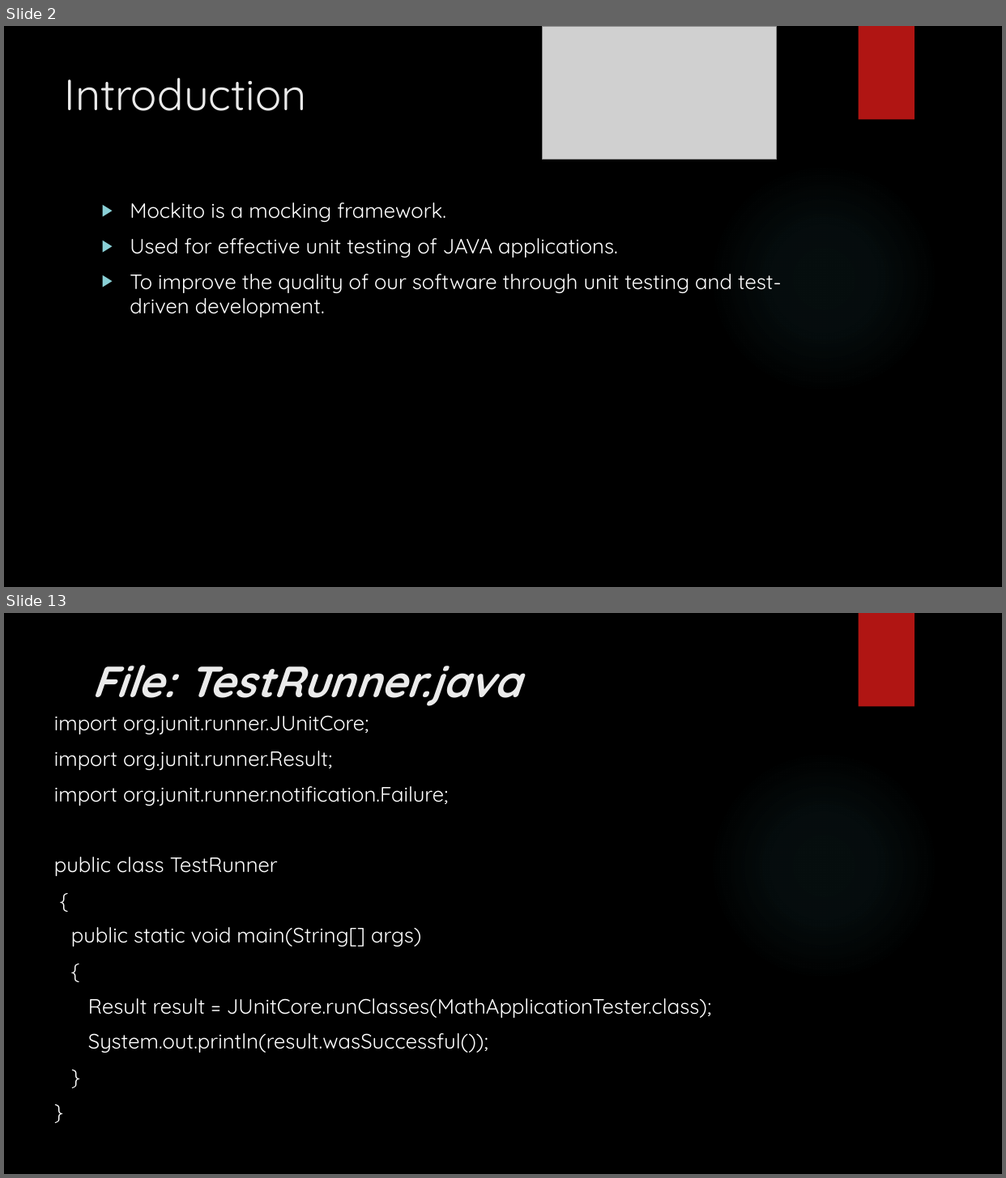
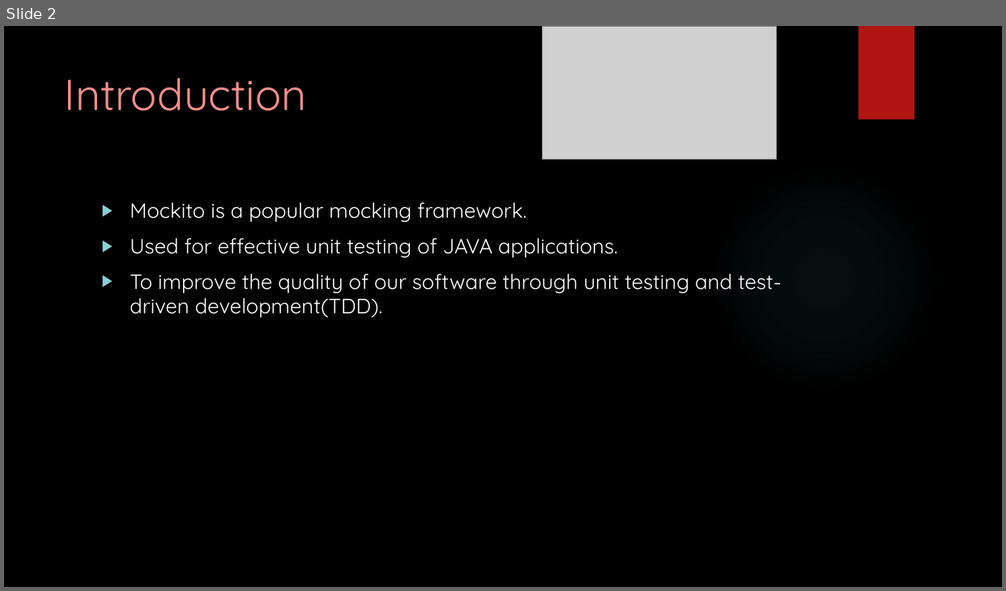
Before and after one commit to rasjaisw/training, a slide deck: assignments/Rashmi_jaiswal.pptx. Shown one above the other, each under a label of ours: slides 2 and 13 before the commit, slide 2 after it; the slides between them are not shown. The pictures are 1006x1178 and 1006x591 pixels, drawn with LibreOffice and Linux fonts; fonts in the diff are those of the drawing; grey boxes stand for pictures; background and template pictures are left out. Boxes give left, top, right and bottom in pixels: in the first picture for what was removed or moved away, otherwise in the second. Text is boxed around its words. In the diff, an @@ line names an element or a change of style, - is before the commit and + after.

Commit message:
rashmi mockito ppt

```diff
--- a/assignments/Rashmi_jaiswal.pptx
+++ b/assignments/Rashmi_jaiswal.pptx
@@ slide 13 removed at (4, 613, 1002, 1174), background picture (left out); not listed: 2 template elements that a slide beside it also shows @@
@@ title removed at (91, 665, 521, 706) @@
-File: TestRunner.java
@@ text removed at (54, 715, 711, 1053) @@
-import org.junit.runner.JUnitCore;
-import org.junit.runner.Result;
-import org.junit.runner.notification.Failure;
-public class TestRunner
-{
-public static void main(String[] args)
-{
-Result result = JUnitCore.runClasses(MathApplicationTester.class);
-System.out.println(result.wasSuccessful());
-}
-}
@@ slide 2 changed as well @@
@@ title "Introduction" at (65, 78, 307, 111): text colour #EBEBEB to #F38F8D @@
@@ text at (130, 203, 526, 222): text changed @@
-▶ Mockito is a mocking framework.
+▶ Mockito is a popular mocking framework.
@@ text at (130, 274, 782, 318): text changed @@
-▶ To improve the quality of our software through unit testing and test-driven development.
+▶ To improve the quality of our software through unit testing and test-driven development(TDD).
```
Also in this commit, not shown: 5 other slides changed, 9 slides added, 8 other slides removed.
